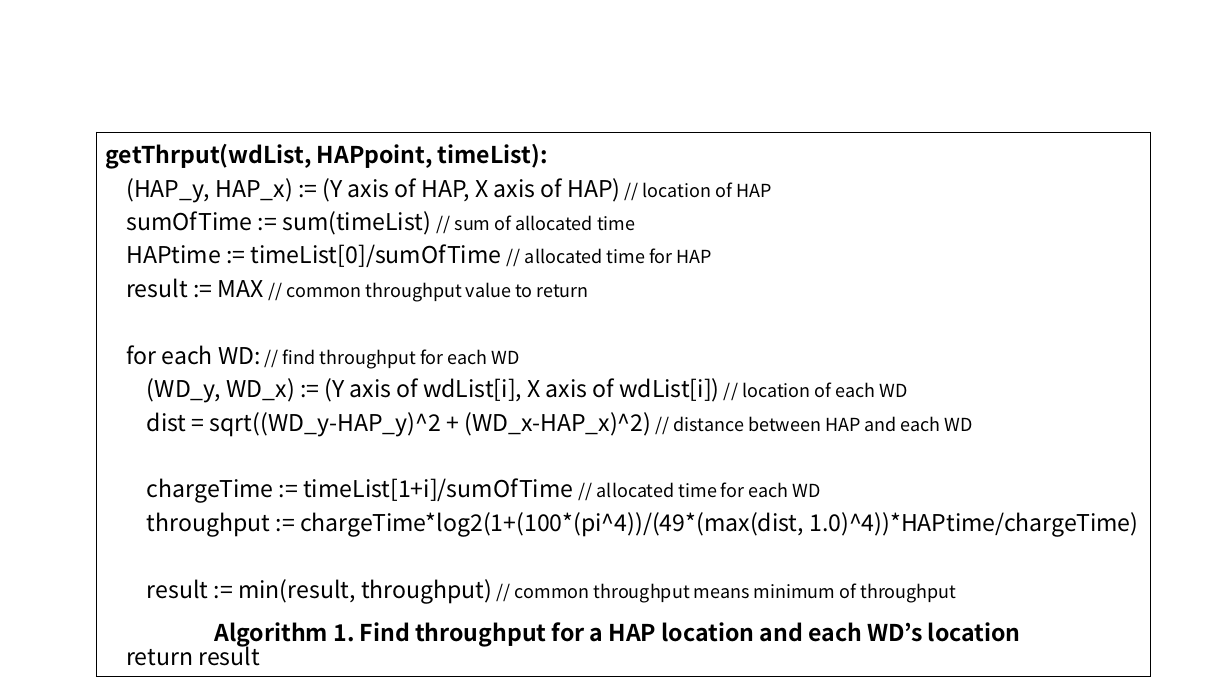
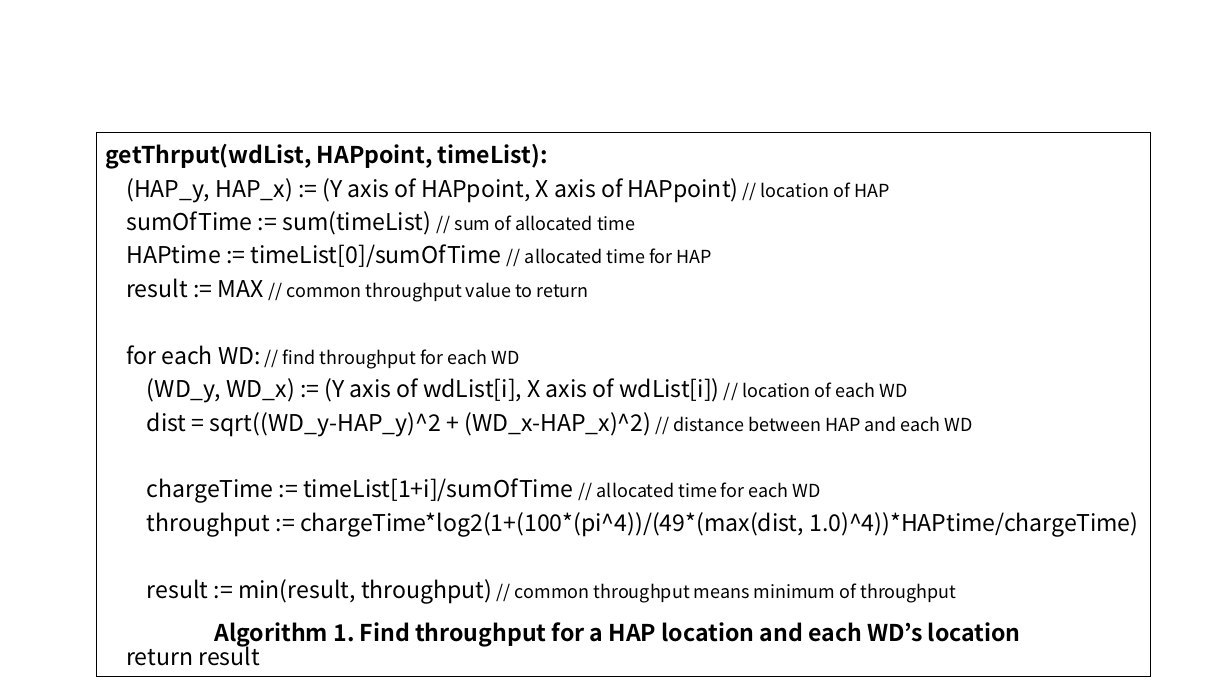
Before and after one commit to WannaBeSuperteur/2020, a slide deck: slide 3 of WPCN/for_final_paper.pptx. Drawn at 1232x693 pixels with LibreOffice and Linux fonts; fonts in the diff are those of the drawing. Boxes give left, top, right and bottom in pixels: in the first picture for what was removed or moved away, otherwise in the second. Text is boxed around its words. In the diff, an @@ line names an element or a change of style, - is before the commit and + after.

```diff
--- a/WPCN/for_final_paper.pptx
+++ b/WPCN/for_final_paper.pptx
@@ table at box(96, 132, 1151, 670) @@
-row 1, column 1: getThrput(wdList, HAPpoint, timeList): / (HAP_y, HAP_x) := (Y axis of HAP, X axis of HAP) // location of HAP / sumOfTime := sum(timeList) // sum of allocated time / HAPtime := timeList[0]/sumOfTime // allocated time for HAP / result := MAX // common throughput value to return / for each WD: // find throughput for each WD / (WD_y, WD_x) := (Y axis of wdList[i], X axis of wdList[i]) // location of each WD / dist = sqrt((WD_y-HAP_y)^2 + (WD_x-HAP_x)^2) // distance between HAP and each WD / chargeTime := timeList[1+i]/sumOfTime // allocated time for each WD / throughput := chargeTime*log2(1+(100*(pi^4))/(49*(max(dist, 1.0)^4))*HAPtime/chargeTime) / result := min(result, throughput) // common throughput means minimum of throughput / return result
+row 1, column 1: getThrput(wdList, HAPpoint, timeList): / (HAP_y, HAP_x) := (Y axis of HAPpoint, X axis of HAPpoint) // location of HAP / sumOfTime := sum(timeList) // sum of allocated time / HAPtime := timeList[0]/sumOfTime // allocated time for HAP / result := MAX // common throughput value to return / for each WD: // find throughput for each WD / (WD_y, WD_x) := (Y axis of wdList[i], X axis of wdList[i]) // location of each WD / dist = sqrt((WD_y-HAP_y)^2 + (WD_x-HAP_x)^2) // distance between HAP and each WD / chargeTime := timeList[1+i]/sumOfTime // allocated time for each WD / throughput := chargeTime*log2(1+(100*(pi^4))/(49*(max(dist, 1.0)^4))*HAPtime/chargeTime) / result := min(result, throughput) // common throughput means minimum of throughput / return result
```
Also in this commit, not shown: 3 other slides changed, 1 slide added, 2 other files.
